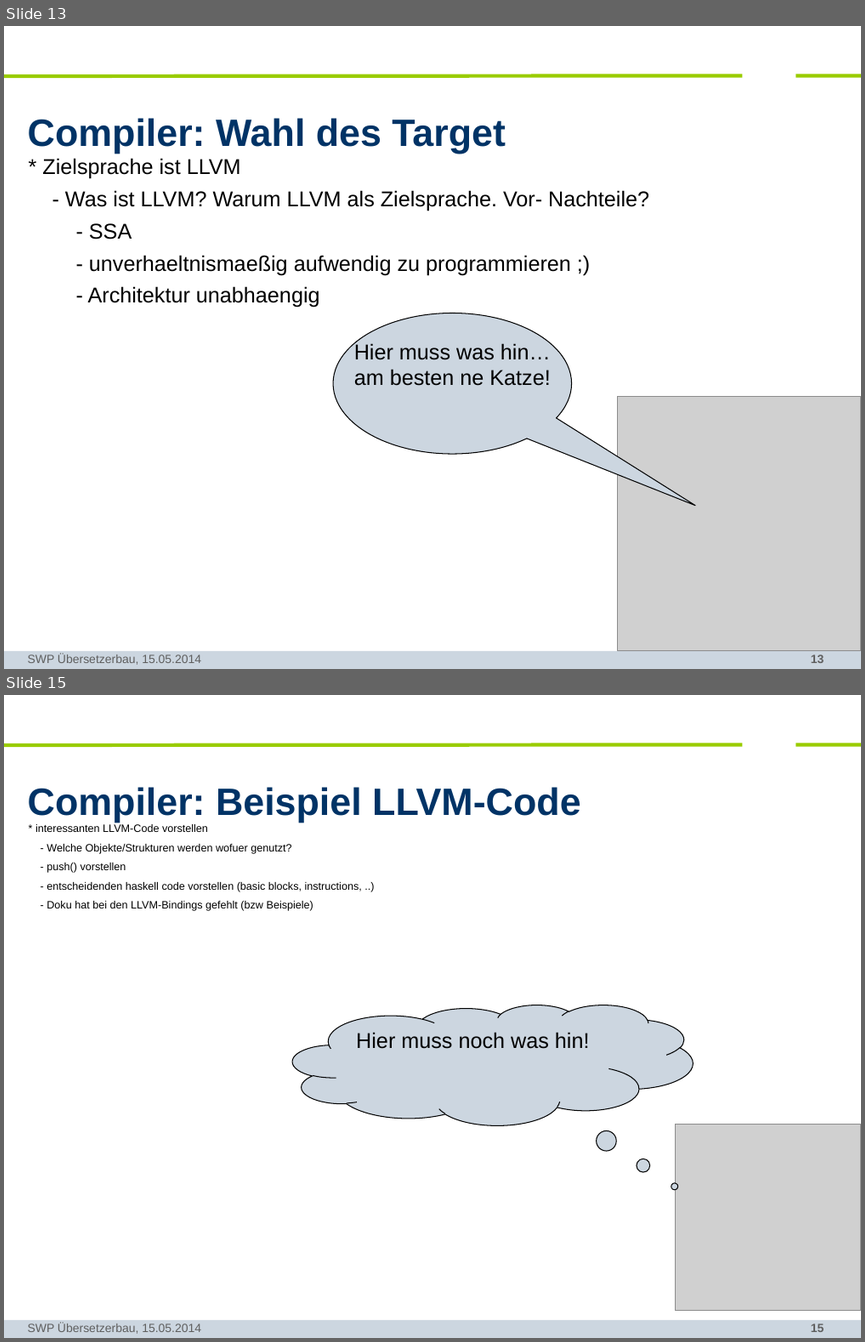
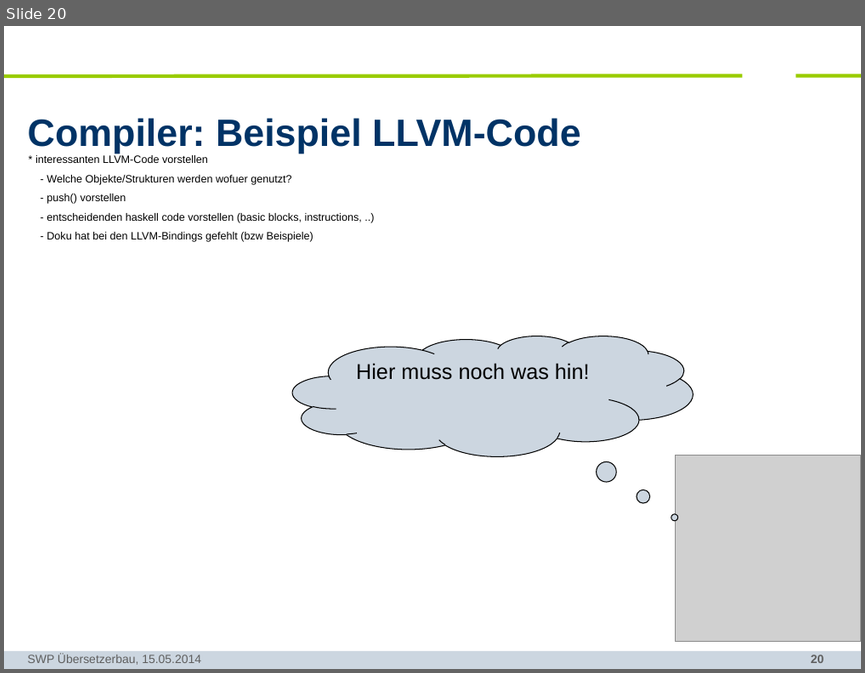
Before and after one commit to SWP-Ubau-SoSe2014-Haskell/SWPSoSe14, a slide deck: documentation/SWPSoSe14MS3.ppt. Shown one above the other, each under a label of ours: slides 13 and 15 before the commit, slide 20 after it; the slides between them are not shown. The pictures are 865x1342 and 865x673 pixels, drawn with LibreOffice and Linux fonts; fonts in the diff are those of the drawing; grey boxes stand for pictures; background and template pictures are left out. Boxes give left, top, right and bottom in pixels: in the first picture for what was removed or moved away, otherwise in the second. Text is boxed around its words. In the diff, an @@ line names an element or a change of style, - is before the commit and + after.

```diff
--- a/documentation/SWPSoSe14MS3.ppt
+++ b/documentation/SWPSoSe14MS3.ppt
@@ slide 13 removed at (4, 26, 861, 669), background #FFFFFF; not listed: 4 template elements that a slide beside it also shows @@
@@ title removed at (28, 118, 506, 154) @@
-Compiler: Wahl des Target
@@ text removed at (42, 158, 649, 307) @@
-* Zielsprache ist LLVM
-- Was ist LLVM? Warum LLVM als Zielsprache. Vor- Nachteile?
-- SSA
-- unverhaeltnismaeßig aufwendig zu programmieren ;)
-- Architektur unabhaengig
@@ speech bubble removed at (333, 313, 571, 454) @@
-Hier muss was hin…
-am besten ne Katze!
@@ picture removed at (618, 396, 861, 651) @@
@@ text removed at (28, 653, 201, 664) @@
-SWP Übersetzerbau, 15.05.2014
@@ what was slide 15 is now slide 20 @@
@@ page number at (811, 654, 824, 663): text changed @@
-15
+20
```
Also in this commit, not shown: 6 slides changed, 16 slides added, 2 other slides removed.
